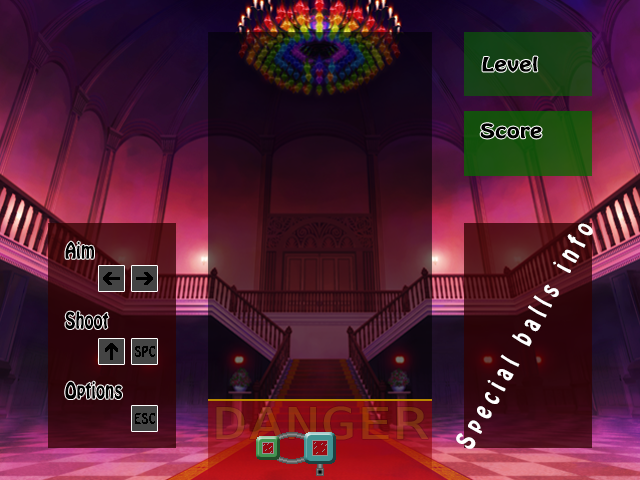
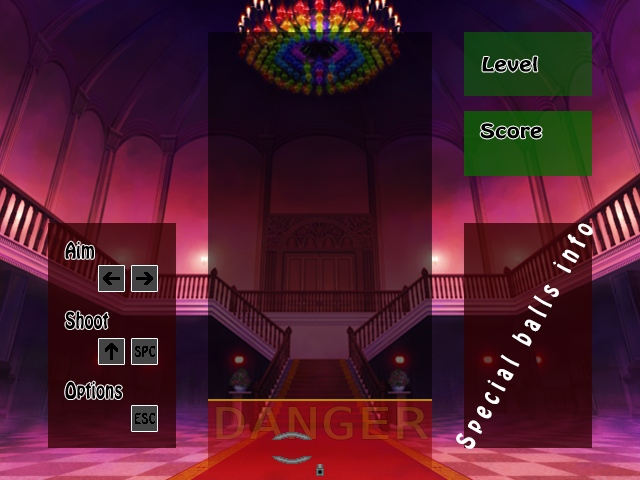
Before/after of a 640 x 480 layered artwork. What changed in the layer stack:
hid "Layer 14" over 256, 436, 280, 460
hid "Layer 10" over 304, 432, 336, 464
